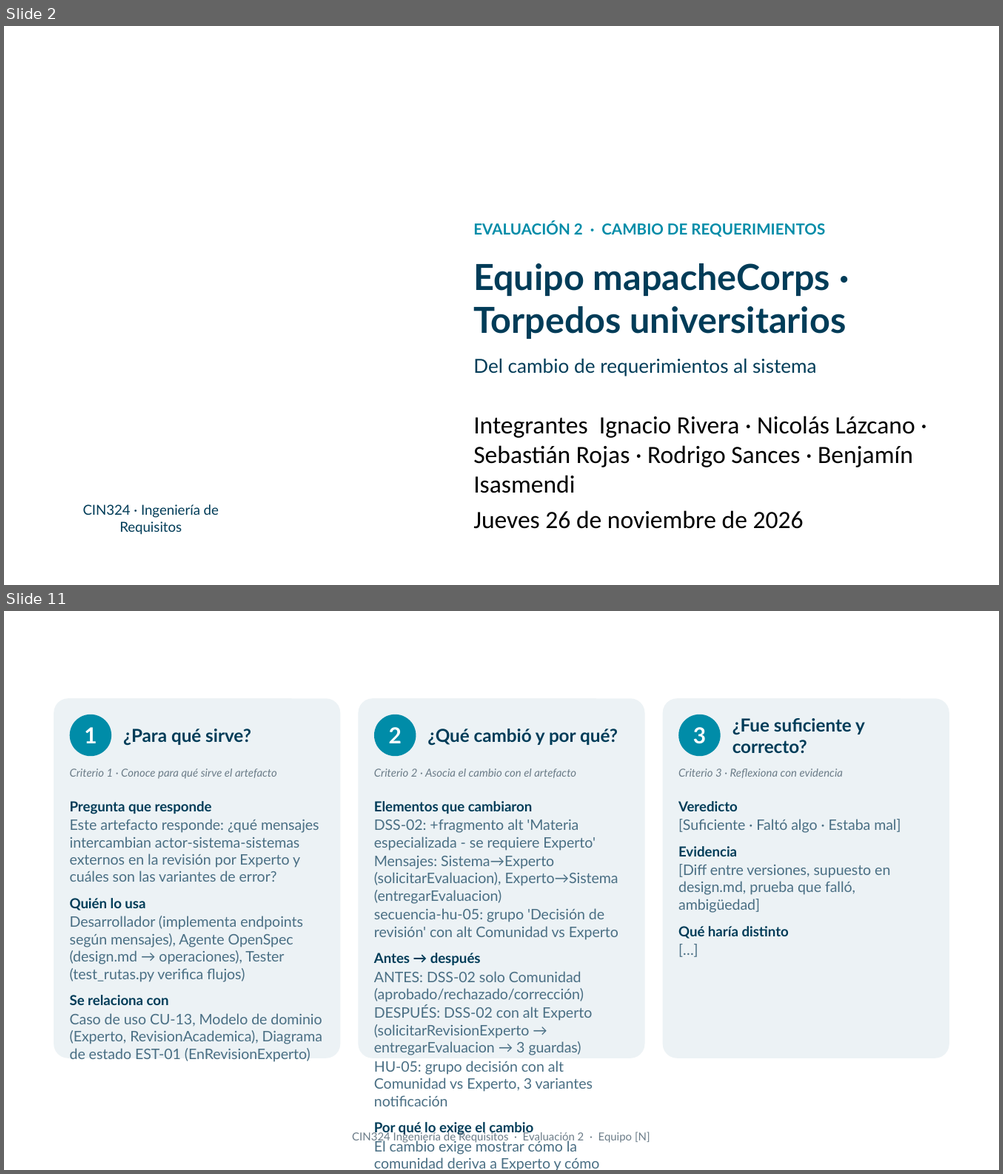
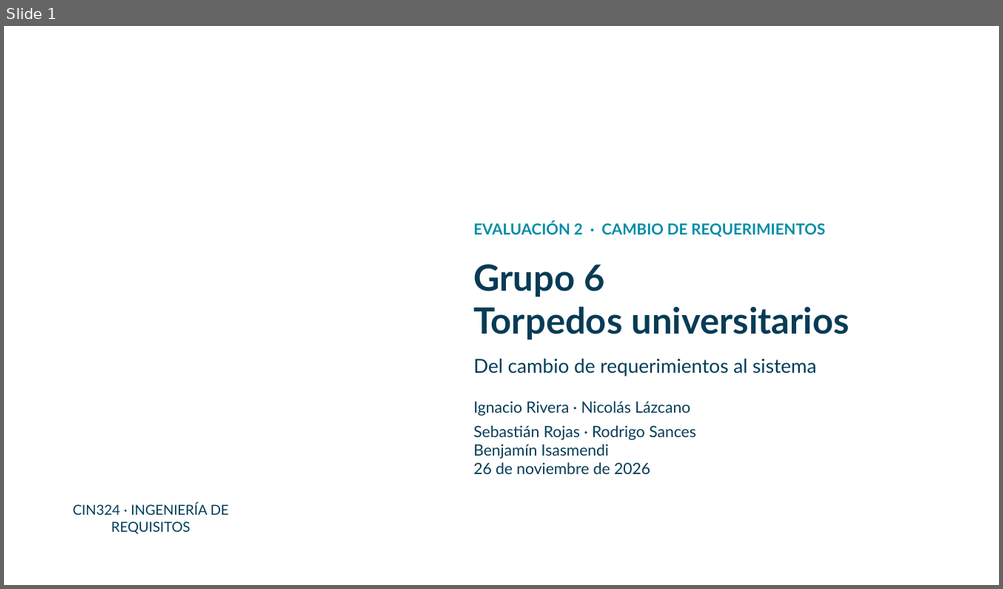
Before and after one commit to mapacheCorps/entrega, a slide deck: eval2/Presentacion_Evaluacion2_mapacheCorps.pptx. Shown one above the other, each under a label of ours: slides 2 and 11 before the commit, slide 1 after it; the slides between them are not shown. The pictures are 1003x1174 and 1003x589 pixels, drawn with LibreOffice and Linux fonts; fonts in the diff are those of the drawing; background and template pictures are left out. Boxes give left, top, right and bottom in pixels: in the first picture for what was removed or moved away, otherwise in the second. Text is boxed around its words. In the diff, an @@ line names an element or a change of style, - is before the commit and + after.

Commit message:
Cierra la entrega de Evaluación 2 y corrige la demo de Experto

```diff
--- a/eval2/Presentacion_Evaluacion2_mapacheCorps.pptx
+++ b/eval2/Presentacion_Evaluacion2_mapacheCorps.pptx
@@ slide 11 removed at <box>4,611,999,1170</box>, background picture (left out) @@
@@ rounded rectangle removed at <box>54,698,340,1059</box> @@
@@ rounded rectangle removed at <box>358,698,645,1059</box> @@
@@ rounded rectangle removed at <box>663,698,949,1059</box> @@
@@ ellipse removed at <box>70,715,111,756</box> @@
-1
@@ ellipse removed at <box>374,715,415,756</box> @@
-2
@@ ellipse removed at <box>678,715,720,756</box> @@
-3
@@ text removed at <box>732,718,865,753</box> @@
-¿Fue suficiente y correcto?
@@ text removed at <box>123,729,251,746</box> @@
-¿Para qué sirve?
@@ text removed at <box>427,729,617,746</box> @@
-¿Qué cambió y por qué?
@@ text removed at <box>70,769,277,779</box> @@
-Criterio 1 · Conoce para qué sirve el artefacto
@@ text removed at <box>374,769,576,778</box> @@
-Criterio 2 · Asocia el cambio con el artefacto
@@ text removed at <box>678,769,842,778</box> @@
-Criterio 3 · Reflexiona con evidencia
@@ text removed at <box>70,801,322,1045</box> @@
-Pregunta que responde
-Este artefacto responde: ¿qué mensajes intercambian actor-sistema-sistemas externos en la revisión por Experto y cuáles son las variantes de error?
-Quién lo usa
-Desarrollador (implementa endpoints según mensajes), Agente OpenSpec (design.md → operaciones), Tester (test_rutas.py verifica flujos)
-Se relaciona con
-Caso de uso CU-13, Modelo de dominio (Experto, RevisionAcademica), Diagrama de estado EST-01 (EnRevisionExperto)
@@ text removed at <box>374,801,618,1170</box> @@
-Elementos que cambiaron
-DSS-02: +fragmento alt 'Materia especializada - se requiere Experto'
-Mensajes: Sistema→Experto (solicitarEvaluacion), Experto→Sistema (entregarEvaluacion)
-secuencia-hu-05: grupo 'Decisión de revisión' con alt Comunidad vs Experto
-Antes → después
-ANTES: DSS-02 solo Comunidad (aprobado/rechazado/corrección)
-DESPUÉS: DSS-02 con alt Experto (solicitarRevisionExperto → entregarEvaluacion → 3 guardas)
-HU-05: grupo decisión con alt Comunidad vs Experto, 3 variantes notificación
-Por qué lo exige el cambio
-El cambio exige mostrar cómo la comunidad deriva a Experto y cómo este interactúa; el diagrama de secuencia del sistema (caja negra) debe reflejar el actor externo Experto y sus mensajes.
@@ text removed at <box>678,801,900,939</box> @@
-Veredicto
-[Suficiente · Faltó algo · Estaba mal]
-Evidencia
-[Diff entre versiones, supuesto en design.md, prueba que falló, ambigüedad]
-Qué haría distinto
-[…]
@@ text removed at <box>70,1048,85,1059</box> @@
-Diagramas de secuencia · Diagramas de secuencia · Responsable: Rodrigo Sances
@@ text removed at <box>352,1131,650,1144</box> @@
-CIN324 Ingeniería de Requisitos · Evaluación 2 · Equipo [N]
@@ what was slide 2 is now slide 1 @@
@@ slide 1 changed as well @@
@@ text at <box>473,264,848,340</box>: text changed; size 26 to 26.2 pt; text colour #003C58 to #073B56 @@
-Equipo mapacheCorps · Torpedos universitarios
+Grupo 6
+Torpedos universitarios
@@ text at <box>473,401,696,474</box>: text changed; size 18 to 11.2 pt; font Calibri to Lato; text colour #000000 to #073B56 @@
-Integrantes Ignacio Rivera · Nicolás Lázcano · Sebastián Rojas · Rodrigo Sances · Benjamín Isasmendi
-Jueves 26 de noviembre de 2026
+Ignacio Rivera · Nicolás Lázcano
+Sebastián Rojas · Rodrigo Sances
+Benjamín Isasmendi
+26 de noviembre de 2026
@@ text at <box>73,503,229,534</box>: text changed @@
-CIN324 · Ingeniería de Requisitos
+CIN324 · INGENIERÍA DE REQUISITOS
```
Also in this commit, not shown: 4 other slides changed, 11 slides added, 9 other slides removed, 40 other files.
